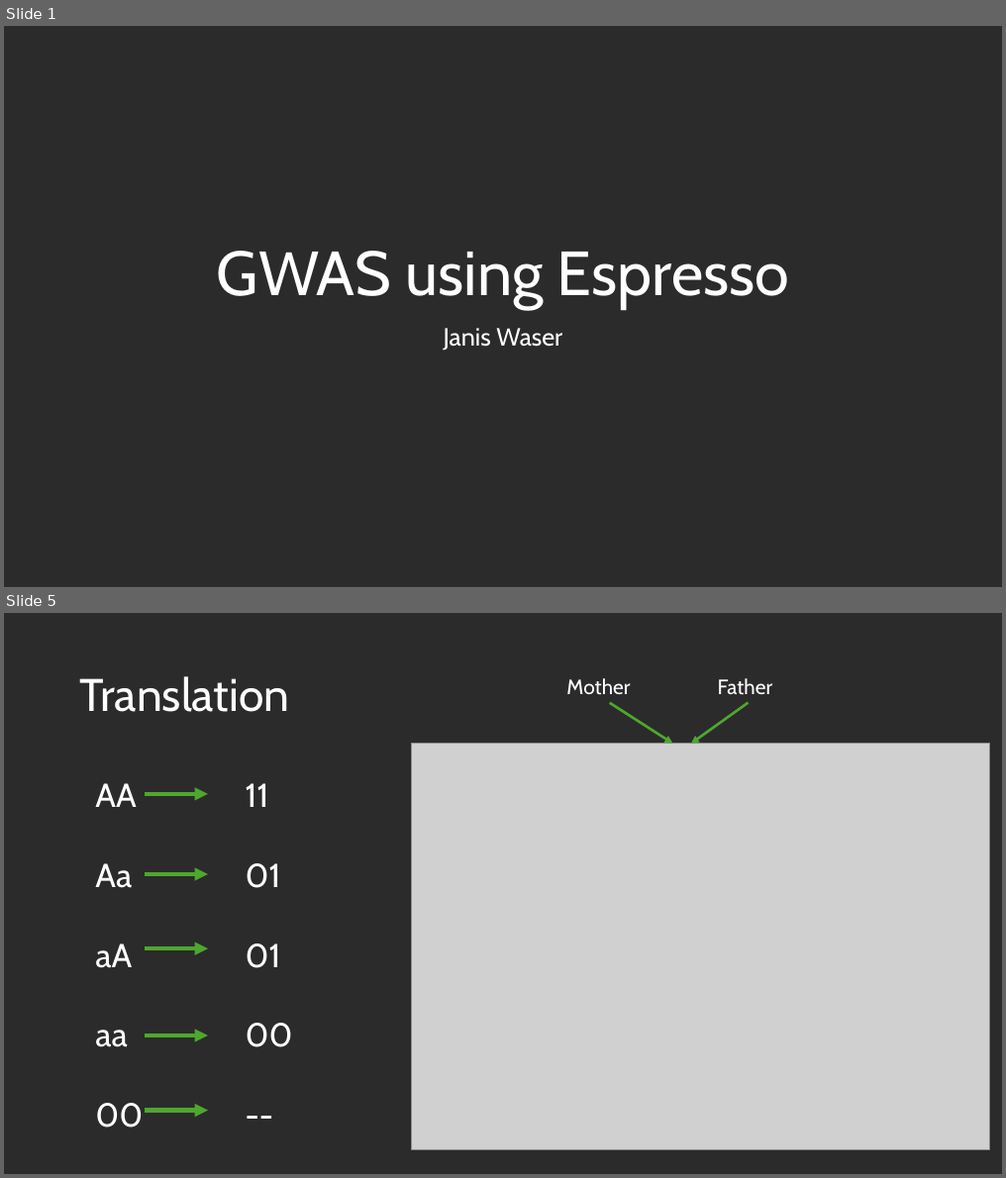
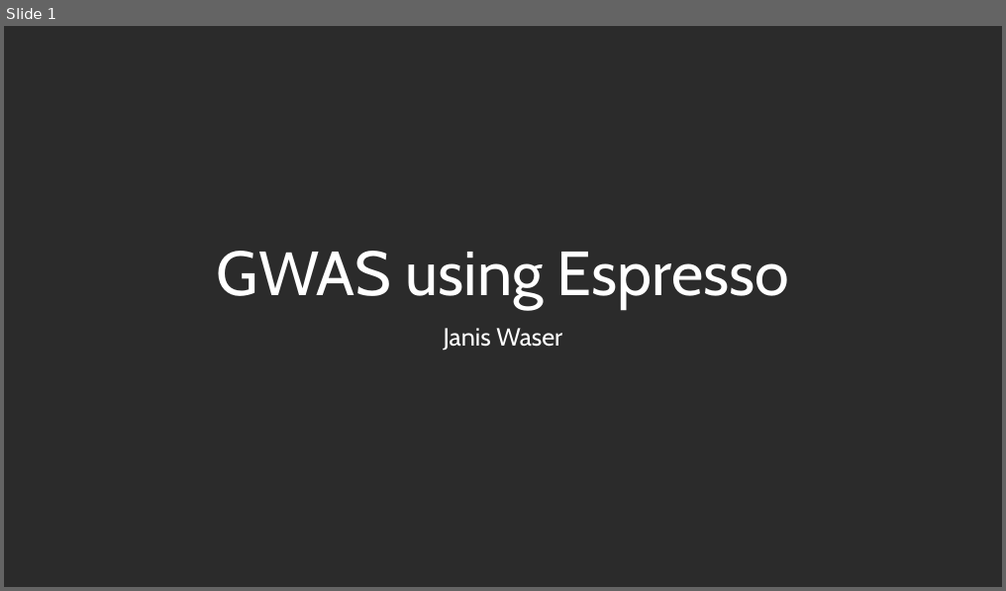
Before and after one commit to us-ja/GWAS_Internship_2025, a slide deck: Presentation/End_of_internship.pptx. Shown one above the other, each under a label of ours: slides 1 and 5 before the commit, slide 1 after it; the slides between them are not shown. The pictures are 1006x1178 and 1006x591 pixels, drawn with LibreOffice and Linux fonts; fonts in the diff are those of the drawing; grey boxes stand for pictures; background and template pictures are left out; a plain dark background stands for a picture behind light text. Boxes give left, top, right and bottom in pixels: in the first picture for what was removed or moved away, otherwise in the second. Text is boxed around its words. In the diff, an @@ line names an element or a change of style, - is before the commit and + after.

```diff
--- a/Presentation/End_of_internship.pptx
+++ b/Presentation/End_of_internship.pptx
@@ slide 5 removed at box(4, 613, 1002, 1174), background picture (left out) @@
@@ title removed at box(80, 676, 289, 712) @@
-Translation
@@ text removed at box(566, 678, 630, 695) @@
-Mother
@@ text removed at box(718, 678, 773, 695) @@
-Father
@@ arrow removed from (610, 703) to (672, 744) @@
@@ arrow removed from (748, 703) to (691, 744) @@
@@ picture removed at box(412, 744, 990, 1150) @@
@@ group removed at box(95, 783, 293, 1128): 5 arrows, 1 text @@
-AA 11
-Aa 01
-aA 01
-aa 00
-00 --
```
Also in this commit, not shown: 7 slides changed, 3 slides added, 1 other slide removed.
